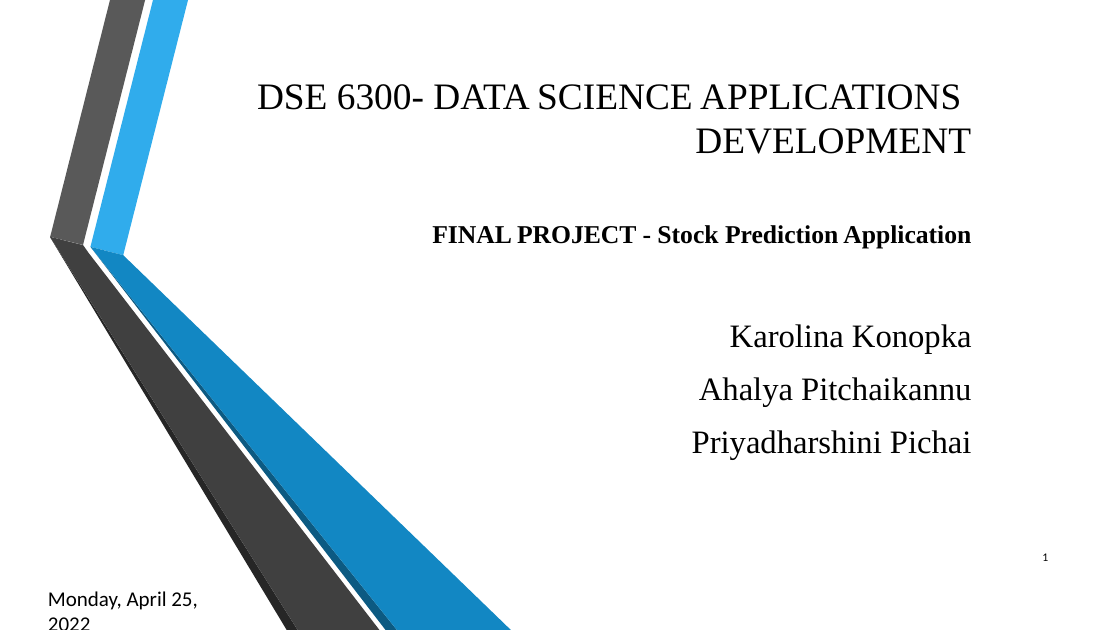
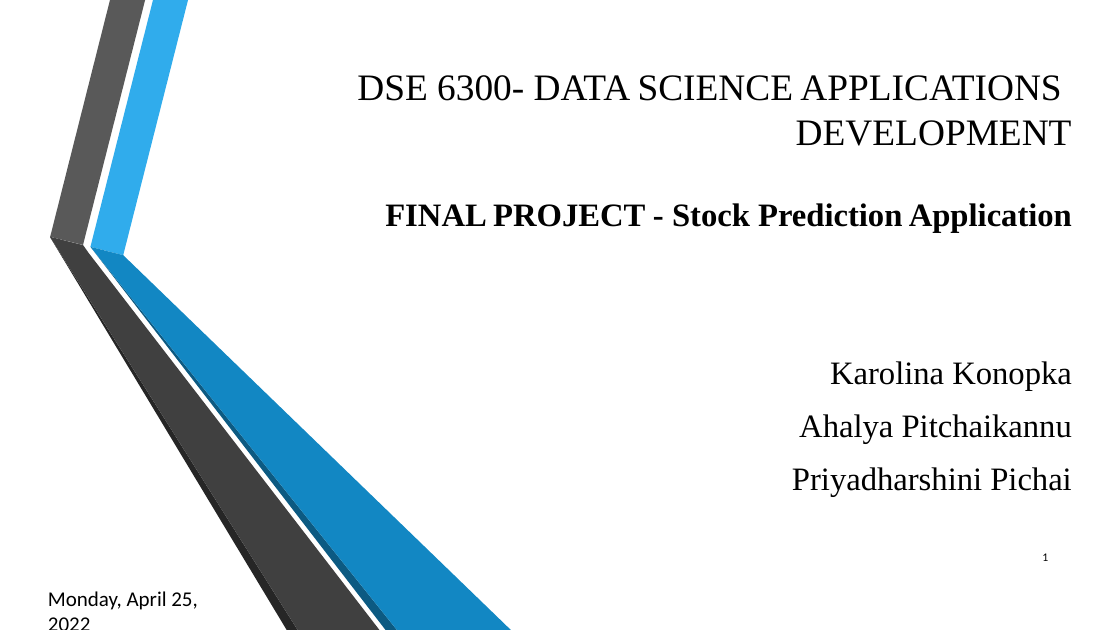
Before and after one commit to Priyaa84/DSE6300_Project, a slide deck: slide 1 of DSE 6300- Project Presentation.pptx. Drawn at 1120x630 pixels with LibreOffice and Linux fonts; fonts in the diff are those of the drawing; background and template pictures are left out. Boxes give left, top, right and bottom in pixels: in the first picture for what was removed or moved away, otherwise in the second. Text is boxed around its words. In the diff, an @@ line names an element or a change of style, - is before the commit and + after.

Commit message:
Formatting changes and updates

```diff
--- a/DSE 6300- Project Presentation.pptx
+++ b/DSE 6300- Project Presentation.pptx
@@ title "DSE 6300- DATA SCIENCE APPLICATIONS ...": place and size @@
-title "DSE 6300- DATA SCIENCE APPLICATIONS ..." at bbox=[257, 84, 971, 154]
+title "DSE 6300- DATA SCIENCE APPLICATIONS ..." at bbox=[357, 75, 1072, 146]
@@ subtitle "FINAL PROJECT - Stock Prediction ...": place and size @@
-subtitle "FINAL PROJECT - Stock Prediction ..." at bbox=[432, 225, 972, 459]
+subtitle "FINAL PROJECT - Stock Prediction ..." at bbox=[385, 203, 1072, 496]
@@ subtitle at bbox=[385, 203, 1072, 232]: size 22 to 28 pt in "FINAL PROJECT - Stock Prediction Application"; more space between paragraphs @@
```
Also in this commit, not shown: 13 other slides changed, 2 slides added, 1 slide removed.
